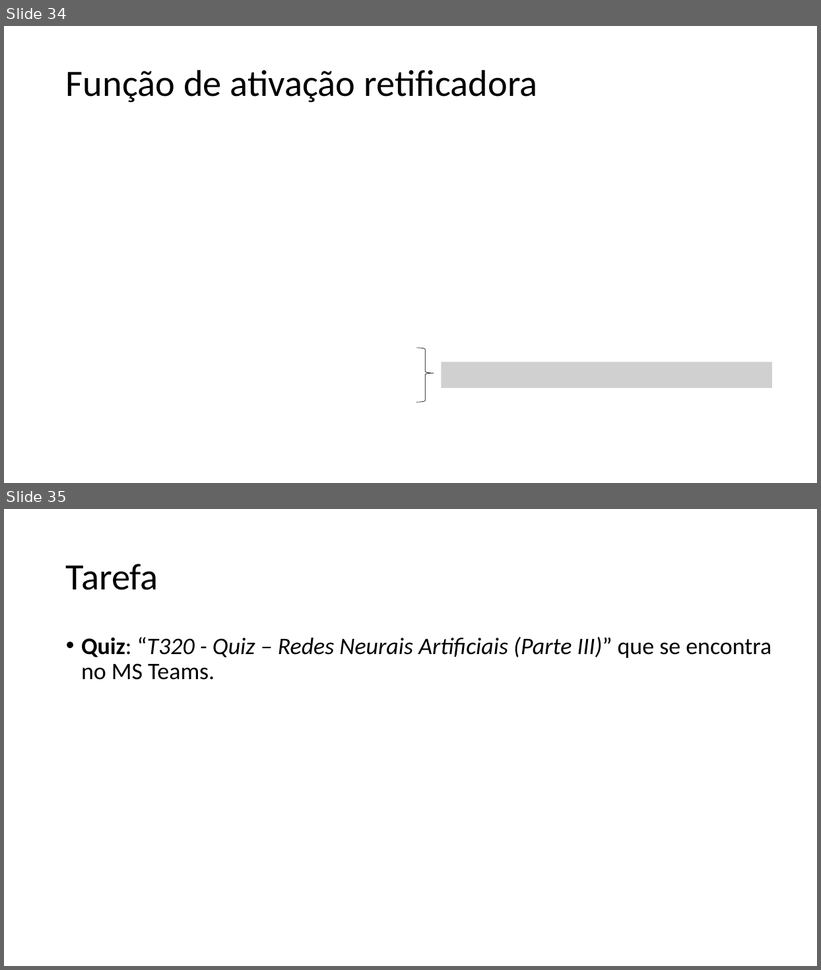
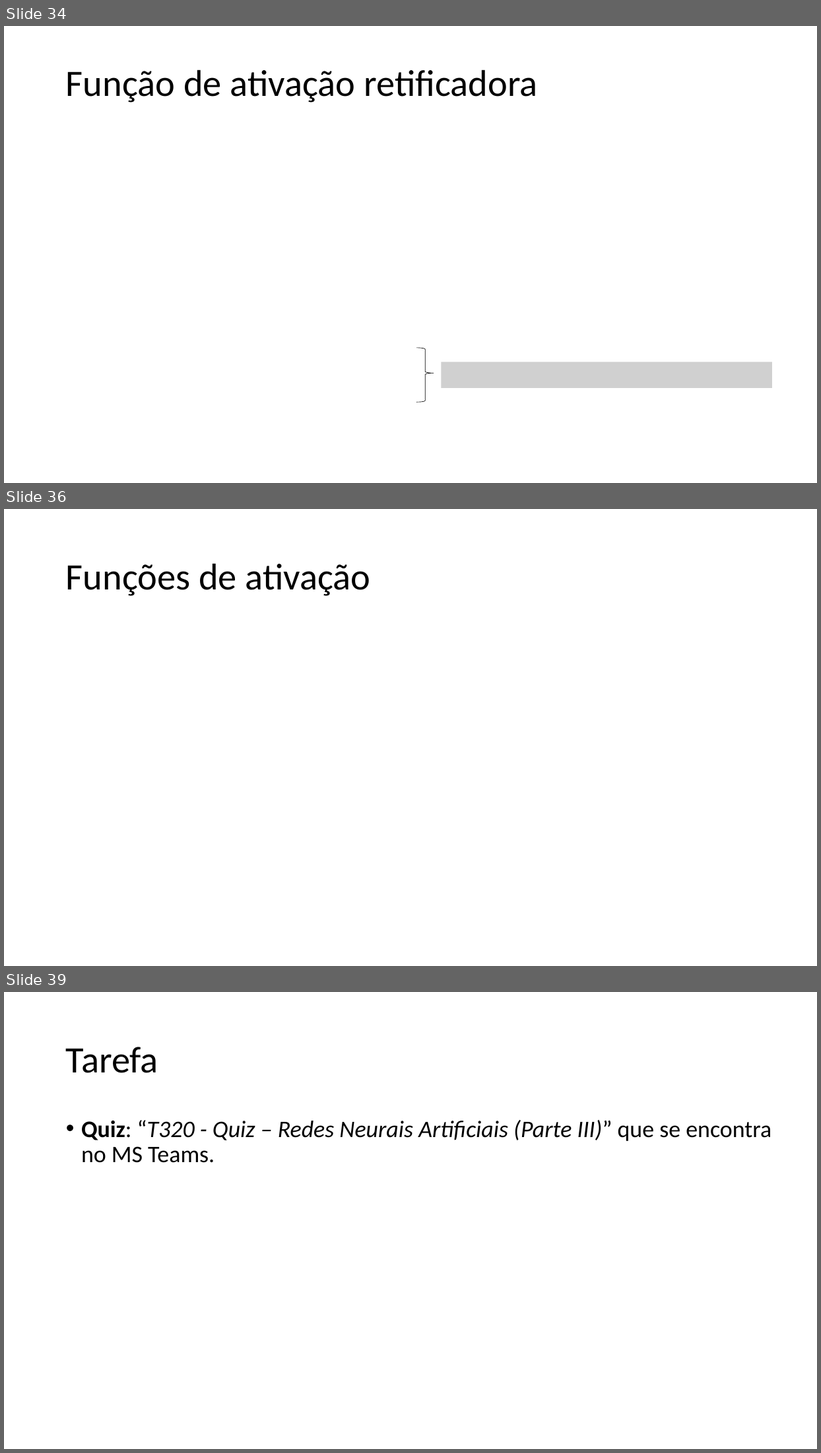
Before and after one commit to zz4fap/t320_aprendizado_de_maquina, a slide deck: slides/T320_Redes_Neurais_Artificiais (Parte II).pptx. Shown one above the other, each under a label of ours: slides 34 and 35 before the commit, slides 34, 36 and 39 after it; the slides between them are not shown. The pictures are 821x970 and 821x1453 pixels, drawn with LibreOffice and Linux fonts; fonts in the diff are those of the drawing; grey boxes stand for pictures. Boxes give left, top, right and bottom in pixels: in the first picture for what was removed or moved away, otherwise in the second. Text is boxed around its words. In the diff, an @@ line names an element or a change of style, - is before the commit and + after.

```diff
--- a/slides/T320_Redes_Neurais_Artificiais (Parte II).pptx
+++ b/slides/T320_Redes_Neurais_Artificiais (Parte II).pptx
@@ slide 36 added at [4, 509, 817, 966], background #FFFFFF @@
@@ title added at [66, 563, 371, 596], 44 pt, text #000000 @@
+Funções de ativação
@@ what was slide 35 is now slide 39 @@
```
Also in this commit, not shown: 2 slides changed, 4 other slides added, 1 slide removed.
